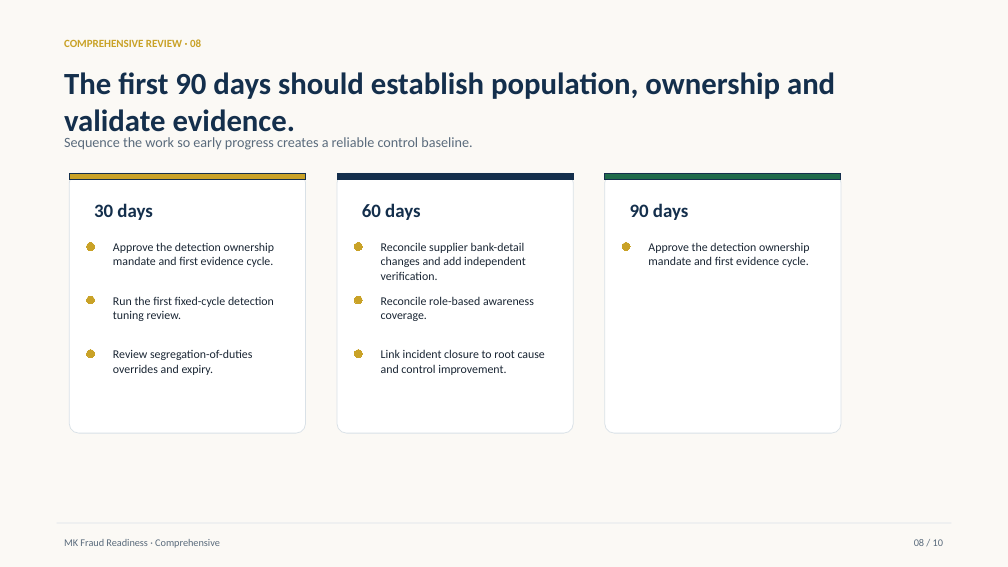
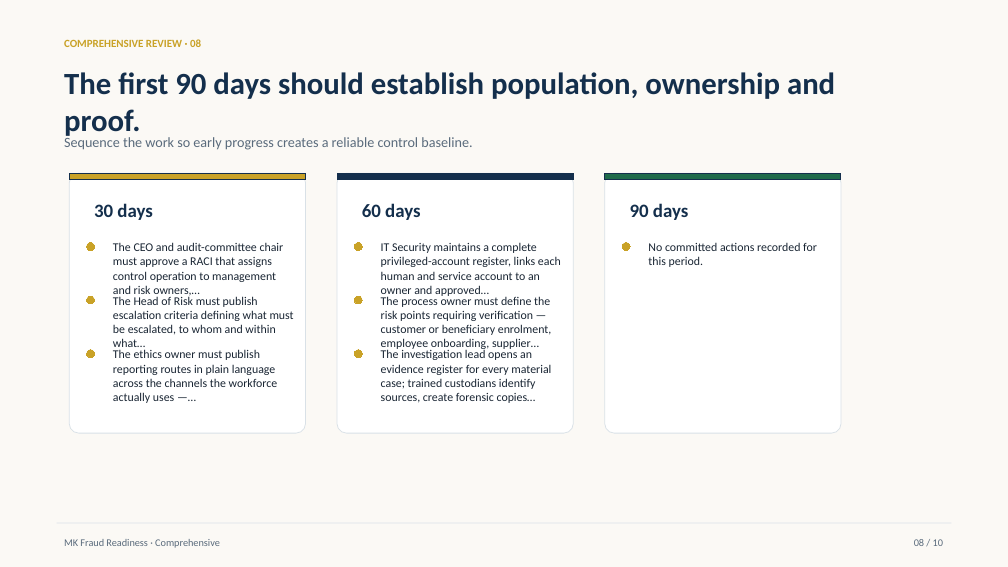
Before and after one commit to Tondani1995/mk-fraud-readiness-score, a slide deck: slide 8 of outputs/commercial-quality/comprehensive-executive-presentation.pptx. Drawn at 1008x567 pixels with LibreOffice and Linux fonts; fonts in the diff are those of the drawing. Boxes give left, top, right and bottom in pixels: in the first picture for what was removed or moved away, otherwise in the second. Text is boxed around its words. In the diff, an @@ line names an element or a change of style, - is before the commit and + after.

Commit message:
Implement reporting bible and objective gates

```diff
--- a/outputs/commercial-quality/comprehensive-executive-presentation.pptx
+++ b/outputs/commercial-quality/comprehensive-executive-presentation.pptx
@@ text at (64,72,835,139): text changed @@
-The first 90 days should establish population, ownership and validate evidence.
+The first 90 days should establish population, ownership and proof.
@@ text at (113,242,284,297): text changed @@
-Approve the detection ownership mandate and first evidence cycle.
+The CEO and audit-committee chair must approve a RACI that assigns control operation to management and risk owners,…
@@ text at (381,243,561,297): text changed @@
-Reconcile supplier bank-detail changes and add independent verification.
+IT Security maintains a complete privileged-account register, links each human and service account to an owner and approved…
@@ text at (648,243,817,267): text changed @@
-Approve the detection ownership mandate and first evidence cycle.
+No committed actions recorded for this period.
@@ text at (113,295,294,351): text changed @@
-Run the first fixed-cycle detection tuning review.
+The Head of Risk must publish escalation criteria defining what must be escalated, to whom and within what…
@@ text at (381,295,551,351): text changed @@
-Reconcile role-based awareness coverage.
+The process owner must define the risk points requiring verification — customer or beneficiary enrolment, employee onboarding, supplier…
@@ text at (113,349,278,403): text changed @@
-Review segregation-of-duties overrides and expiry.
+The ethics owner must publish reporting routes in plain language across the channels the workforce actually uses —…
@@ text at (381,349,551,403): text changed @@
-Link incident closure to root cause and control improvement.
+The investigation lead opens an evidence register for every material case; trained custodians identify sources, create forensic copies…
```
Also in this commit, not shown: 8 other slides changed, 59 other files.
